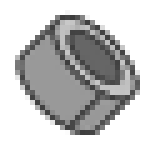
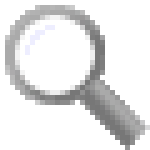
Before/after of a 150x150 layered artwork. What changed in the layer stack:
added layer "New Layer#22" above "New Layer#21" over (25, 25, 55, 55)
added layer "New Layer#21" above "New Layer#20" over (75, 75, 150, 150)
added layer "New Layer#20" above "New Layer#18" over (5, 5, 105, 105)
hid "Pasted Layer" over (15, 10, 140, 135)
